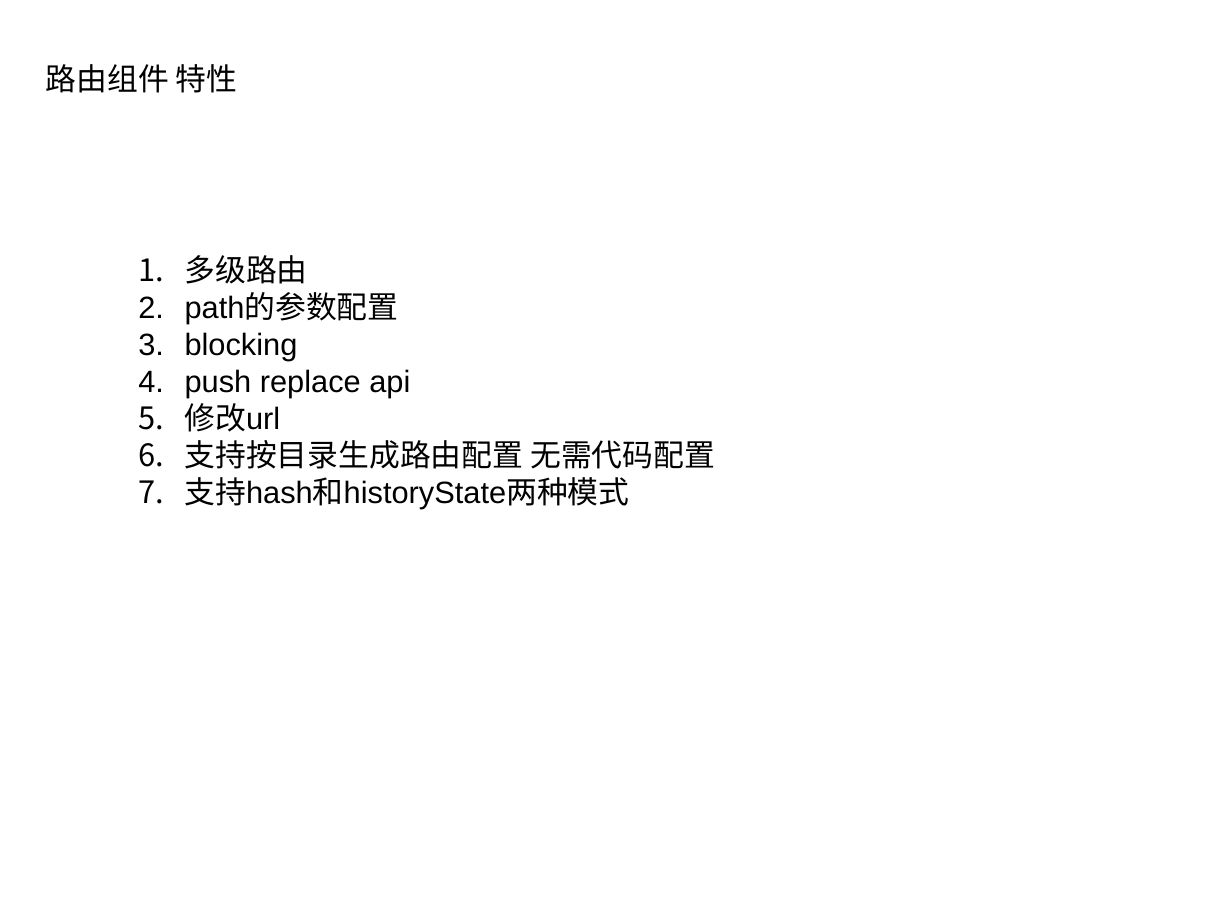
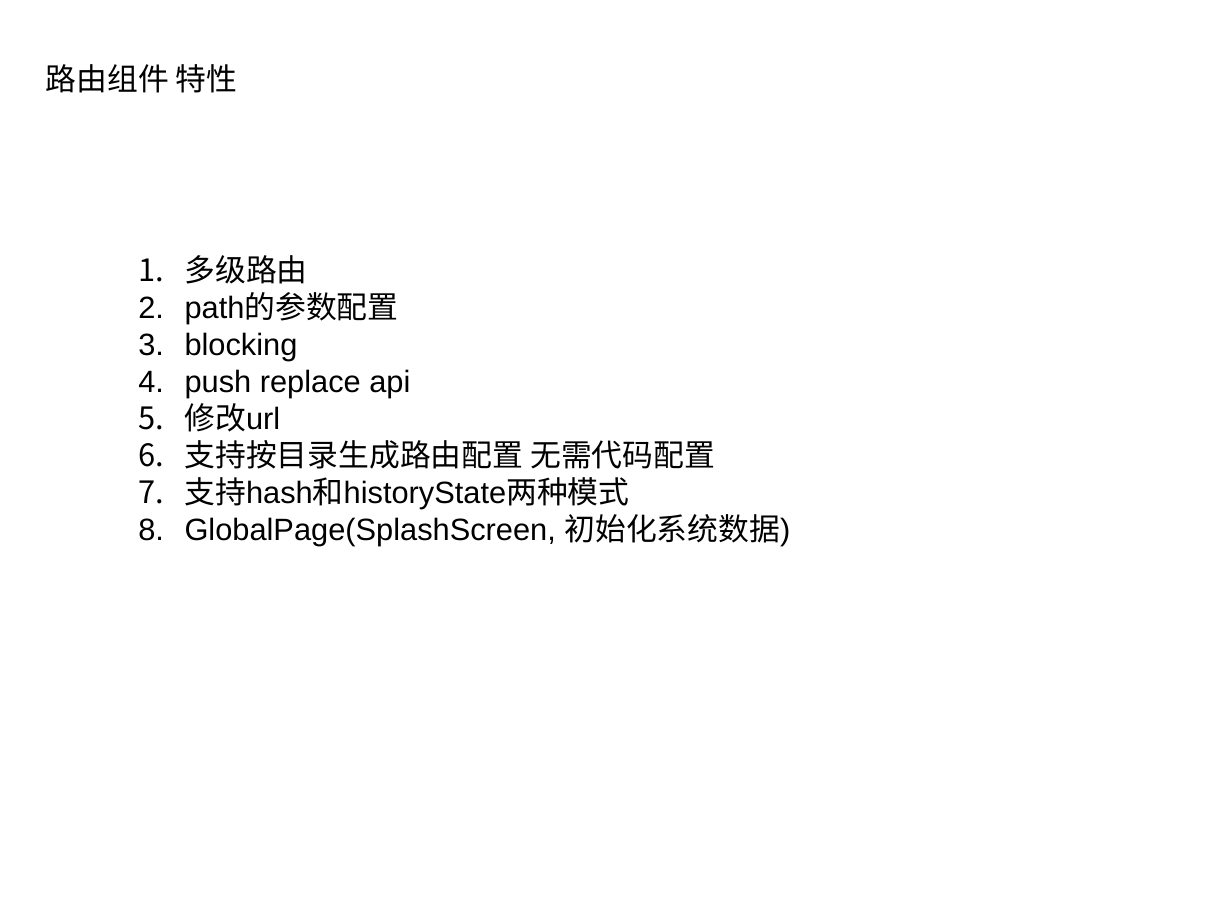
Before and after one commit to HelloHxz/Bricks-PPT, a slide deck: slide 9 of Bricks-Web.ppt. Drawn at 1232x924 pixels with LibreOffice and Linux fonts; fonts in the diff are those of the drawing. Boxes give left, top, right and bottom in pixels: in the first picture for what was removed or moved away, otherwise in the second. Text is boxed around its words. In the diff, an @@ line names an element or a change of style, - is before the commit and + after.

```diff
--- a/Bricks-Web.ppt
+++ b/Bricks-Web.ppt
@@ text at <box>185,514,791,547</box>: paragraph added @@
+8. GlobalPage(SplashScreen, 初始化系统数据)
```
